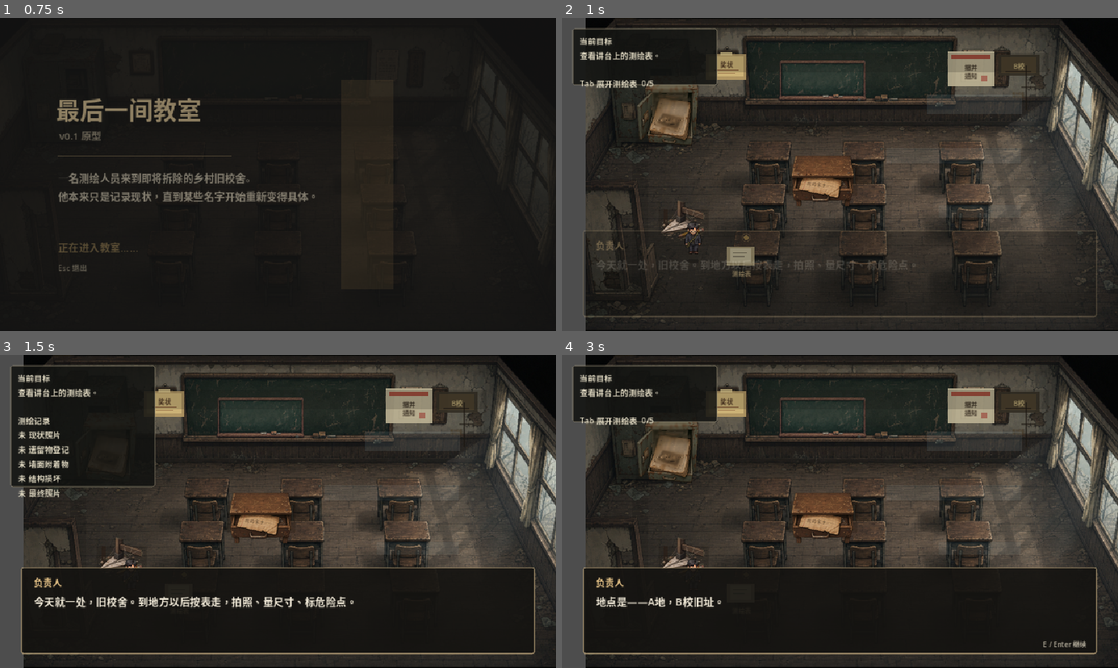
Above: before the commit, frames 1-4 (two rows, left to right).
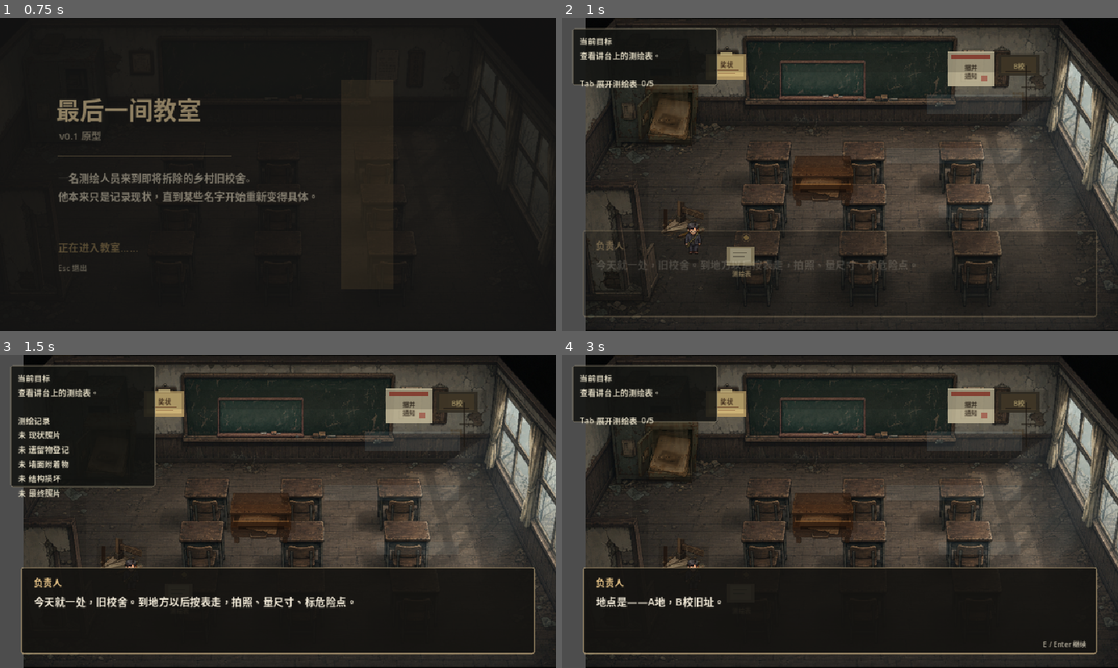
Above: after the commit, the same moments.

Repository: non-possession/RPGMaker2D
Game: Godot game, scene res://scenes/title_screen.tscn
Same seed, same stepped clock (60 frames per second), same inputs: the game is played once before the commit and once after it.
Inputs:
- Up to frame 1 (0.75 s): hold Right (ui_right) from 0.53 s (still down); tap E (interact) at 0.6 s
- Up to frame 2 (1 s): keep holding Right (ui_right)
- Up to frame 3 (1.5 s): release Right (ui_right) at 1.28 s; hold Down (ui_down) from 1.28 s (still down); tap Tab at 1.35 s
- Up to frame 4 (3 s): tap Enter at 2 s; release Down (ui_down) at 2.03 s; hold Right (ui_right) 2.03-2.78 s; tap E (interact) at 2.1 s; tap Space at 2.75 s; hold Up (ui_up) from 2.78 s (still down); tap Tab at 2.85 s

Frame 1 is identical in both runs. In frame 2, 2.3% of the frame differs, in the area x 13-53%, y 21-70%; in frame 3, 1.2%; in frame 4, 2.3%.

Commit message:
Blend v0.2 investigation props

Diff:
--- a/scripts/main.gd
+++ b/scripts/main.gd
@@ -162,15 +162,20 @@
 	_chalk_line(props, Vector2(255, 411), Vector2(20, 2), Color(0.28, 0.25, 0.2, 0.45))
 	_label(props, "测绘表", Vector2(238, 430), Vector2(64, 18), 11, Color(0.82, 0.72, 0.52, 0.86))
 	_create_prop_attachment(props, "Obj05GroundAttachment", Vector2(126, 330), Vector2(86, 44), Color(0.08, 0.07, 0.055, 0.22), "floor")
-	if not _try_add_object_sprite(props, OBJ05_PATH, "Obj05PaperPlaneBrokenPencil", Vector2(168, 350)):
+	var obj05 := _try_add_object_sprite(props, OBJ05_PATH, "Obj05PaperPlaneBrokenPencil", Vector2(168, 350), Color(0.72, 0.68, 0.58, 0.78))
+	if obj05 == null:
 		_rect(props, "AnchorPaperPlane", Vector2(142, 342), Vector2(44, 18), Color(0.74, 0.72, 0.64, 0.86))
 		_label(props, "纸飞机", Vector2(130, 362), Vector2(64, 20), 11, Color(0.78, 0.72, 0.56, 0.78))
+	_create_prop_foreground(props, "Obj05ForegroundBlend", Vector2(126, 330), Vector2(86, 44), "floor")
 	_create_prop_attachment(props, "Obj06CabinetAttachment", Vector2(86, 178), Vector2(112, 44), Color(0.06, 0.055, 0.05, 0.2), "cabinet")
-	_try_add_object_sprite(props, OBJ06_PATH, "Obj06ArchiveFatherRecord", Vector2(142, 160))
+	_try_add_object_sprite(props, OBJ06_PATH, "Obj06ArchiveFatherRecord", Vector2(142, 160), Color(0.68, 0.64, 0.56, 0.78))
+	_create_prop_foreground(props, "Obj06CabinetForeground", Vector2(86, 178), Vector2(112, 44), "cabinet")
 	_create_prop_attachment(props, "Obj08DeskAttachment", Vector2(352, 254), Vector2(116, 54), Color(0.12, 0.08, 0.045, 0.24), "desk")
-	if not _try_add_object_sprite(props, OBJ08_PATH, "Obj08EssayFragment", Vector2(410, 282)):
+	var obj08 := _try_add_object_sprite(props, OBJ08_PATH, "Obj08EssayFragment", Vector2(410, 282), Color(0.58, 0.52, 0.44, 0.66))
+	if obj08 == null:
 		_rect(props, "AnchorEssayFragment", Vector2(374, 268), Vector2(46, 28), Color(0.72, 0.66, 0.52, 0.82))
 		_label(props, "作文本", Vector2(366, 296), Vector2(62, 18), 11, Color(0.78, 0.72, 0.56, 0.78))
+	_create_prop_foreground(props, "Obj08DeskForeground", Vector2(352, 254), Vector2(116, 54), "desk")
 	_chalk_line(props, Vector2(760, 82), Vector2(3, 76), Color(0.1, 0.08, 0.06, 0.58))
 	_chalk_line(props, Vector2(753, 118), Vector2(24, 3), Color(0.1, 0.08, 0.06, 0.5))
 	_label(props, "裂缝", Vector2(724, 122), Vector2(46, 20), 11, Color(0.28, 0.22, 0.14, 0.72))
@@ -212,6 +217,25 @@
 		"floor":
 			_rect(root, "DeskLegHint", Vector2(8, 0), Vector2(8, size.y - 6), Color(0.16, 0.1, 0.065, 0.45))
 			_rect(root, "FloorDust", Vector2(20, size.y - 14), Vector2(size.x - 28, 4), Color(0.7, 0.66, 0.52, 0.18))
+	return root
+
+func _create_prop_foreground(parent: Node2D, node_name: String, position: Vector2, size: Vector2, kind: String) -> Node2D:
+	var root := Node2D.new()
+	root.name = node_name
+	root.position = position
+	parent.add_child(root)
+	match kind:
+		"desk":
+			_rect(root, "FrontEdgeOccluder", Vector2(6, size.y - 19), Vector2(size.x - 12, 10), Color(0.18, 0.105, 0.055, 0.78))
+			_rect(root, "DrawerMouthShadow", Vector2(18, size.y - 12), Vector2(size.x - 36, 5), Color(0.055, 0.035, 0.025, 0.58))
+			_chalk_line(root, Vector2(10, size.y - 22), Vector2(size.x - 20, 2), Color(0.58, 0.38, 0.18, 0.45))
+		"cabinet":
+			_rect(root, "CabinetLowerLip", Vector2(18, size.y - 12), Vector2(size.x - 34, 8), Color(0.07, 0.06, 0.05, 0.58))
+			_rect(root, "CabinetLeftEdgeOccluder", Vector2(10, 6), Vector2(8, size.y - 10), Color(0.09, 0.08, 0.07, 0.42))
+			_rect(root, "CabinetRightEdgeOccluder", Vector2(size.x - 18, 6), Vector2(8, size.y - 10), Color(0.09, 0.08, 0.07, 0.38))
+		"floor":
+			_rect(root, "FloorDustOverProp", Vector2(20, size.y - 11), Vector2(size.x - 26, 3), Color(0.72, 0.68, 0.52, 0.2))
+			_rect(root, "NearDeskLegOccluder", Vector2(8, 0), Vector2(7, size.y - 5), Color(0.09, 0.055, 0.035, 0.55))
 	return root
 
 func _create_classroom_collision(collision_root: Node2D, using_generated_background: bool) -> void:
@@ -275,15 +299,17 @@
 	parent.add_child(sprite)
 	return sprite
 
-func _try_add_object_sprite(parent: Node2D, path: String, sprite_name: String, position: Vector2) -> bool:
+func _try_add_object_sprite(parent: Node2D, path: String, sprite_name: String, position: Vector2, modulate_color := Color.WHITE) -> Sprite2D:
 	if not _asset_file_exists(path):
-		return false
+		return null
 	var sprite := Sprite2D.new()
 	sprite.name = sprite_name
 	sprite.texture = load(path)
+	sprite.texture_filter = CanvasItem.TEXTURE_FILTER_NEAREST
 	sprite.position = position
+	sprite.modulate = modulate_color
 	parent.add_child(sprite)
-	return true
+	return sprite
 
 func _create_atmosphere(parent: Node2D) -> void:
 	var atmosphere := Node2D.new()
--- a/scripts/tools/first_space_scale_smoke_test.gd
+++ b/scripts/tools/first_space_scale_smoke_test.gd
@@ -49,6 +49,14 @@
 	_assert(anchor_props.get_node_or_null("Obj08DeskAttachment/DrawerLip") != null, "essay fragment has drawer lip attachment")
 	_assert(anchor_props.get_node_or_null("Obj05GroundAttachment/DeskLegHint") != null, "paper plane has desk leg attachment")
 	_assert(anchor_props.get_node_or_null("Obj06CabinetAttachment/OpenRecordSurface") != null, "father record has cabinet support attachment")
+	_assert(anchor_props.get_node_or_null("Obj05ForegroundBlend/NearDeskLegOccluder") != null, "paper plane has foreground desk-leg occlusion")
+	_assert(anchor_props.get_node_or_null("Obj06CabinetForeground/CabinetLowerLip") != null, "father record has cabinet foreground occlusion")
+	_assert(anchor_props.get_node_or_null("Obj08DeskForeground/FrontEdgeOccluder") != null, "essay fragment has desk foreground occlusion")
+	for sprite_name in ["Obj05PaperPlaneBrokenPencil", "Obj06ArchiveFatherRecord", "Obj08EssayFragment"]:
+		var sprite: Sprite2D = anchor_props.get_node_or_null(sprite_name)
+		if sprite != null:
+			_assert(sprite.texture_filter == CanvasItem.TEXTURE_FILTER_NEAREST, "%s uses nearest texture filtering" % sprite_name)
+			_assert(sprite.modulate.a < 1.0, "%s is blended into the scene instead of full-contrast pasted" % sprite_name)
 	main_scene.queue_free()
 	await process_frame
 	if failures.is_empty():
Not shown, changed: docs/roadmap/v0.2-implementation-slices.zh.md
